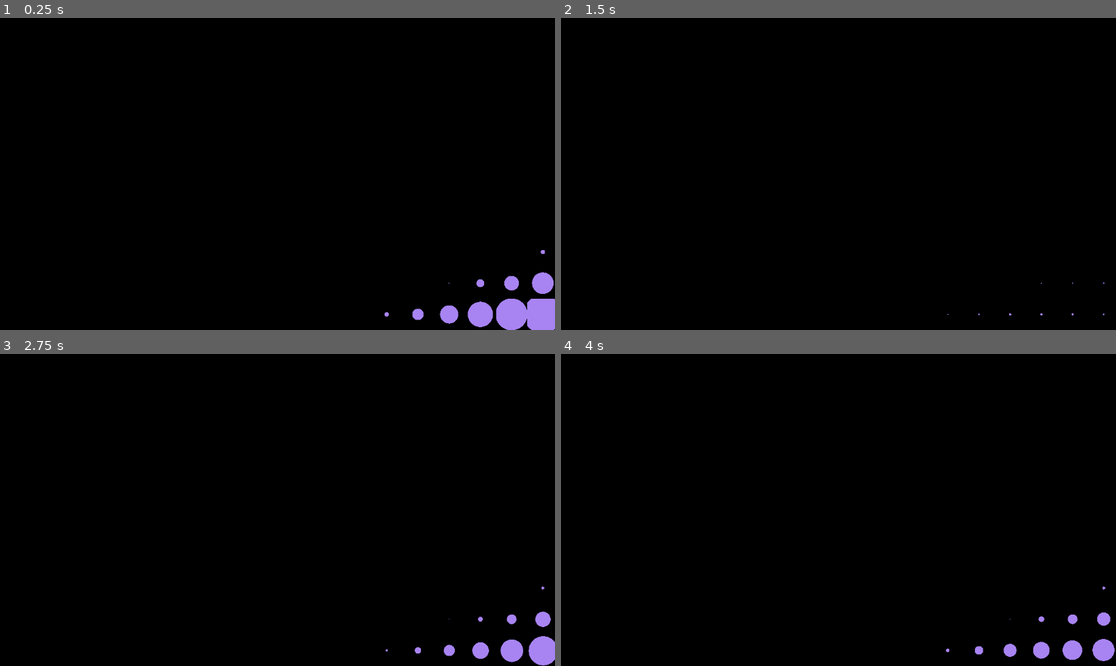
Above: before the commit, frames 1-4 (two rows, left to right).
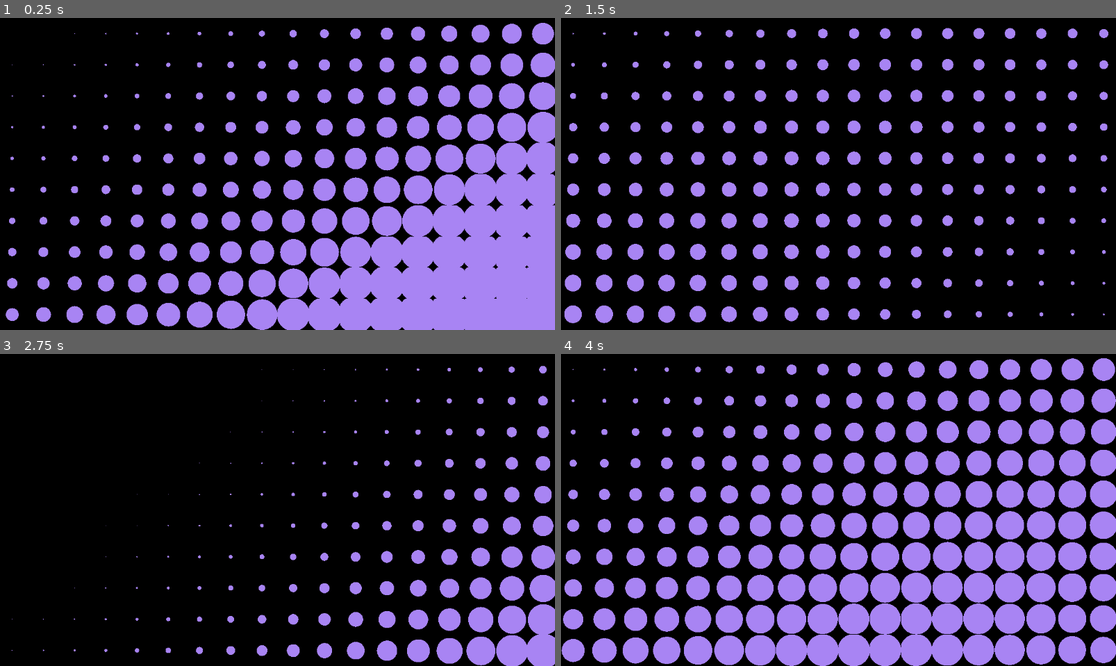
Above: after the commit, the same moments.

Repository: Neo-Ciber94/gdshaders_patterns
Game: Godot game, scene res://background.tscn
Same seed, same stepped clock (60 frames per second), same inputs: the game is played once before the commit and once after it.
Inputs (mouse positions are in pixels of both pictures, inside the frame that each line leads up to):
- Up to frame 1 (0.25 s): no input
- Up to frame 2 (1.5 s): move the mouse to (960, 158) at 0.52 s; move the mouse to (727, 189) at 1.27 s
- Up to frame 3 (2.75 s): move the mouse to (333, 441) at 2.02 s
- Up to frame 4 (4 s): move the mouse to (810, 572) at 2.77 s; move the mouse to (1005, 556) at 3.52 s

The runs differ from the first frame. In frame 1, 36% of the frame differs, in the area x 1-100%, y 1-100%; in frame 2, 12%; in frame 3, 8.2%; in frame 4, 43%, in the area x 0-100%, y 1-100%.

Commit message:
minor changes

Diff:
--- a/background.tscn
+++ b/background.tscn
@@ -6,7 +6,6 @@
 
 [sub_resource type="GradientTexture2D" id="GradientTexture2D_i7s6n"]
 gradient = SubResource("Gradient_oabld")
-fill_from = Vector2(0.86752135, 0.8119658)
 fill_to = Vector2(1, 1)
 
 [sub_resource type="ShaderMaterial" id="ShaderMaterial_i7s6n"]
Not shown, changed: README.md
